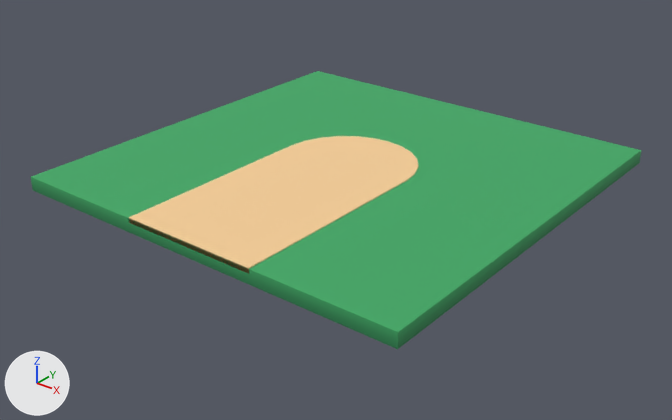
Renders of the glTF model modelos/parque/losetas/camino_fin.glb from each side of a commit.
Both versions are drawn from a camera (50 mm lens) standing at (7.31, -9.36, 5.23) and looking at (0.05, -0.28, -0.4). The lights are fixed; the arrows at lower left show +X, +Y and +Z. The picture after the commit comes second.

Objects in the first picture: 'camino_fin'.
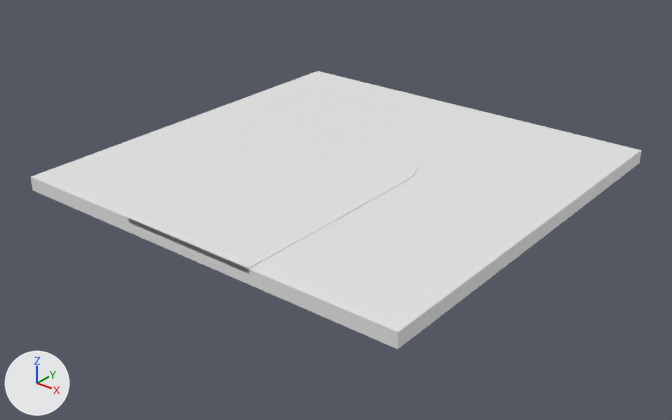
Edits to the bpy script that builds the scene:
```text
Change me_camino_fin:
    where me_camino_fin.from_pydata(...)  # 38 vertices, 68 faces; spans x -3.0..3.0, y -3.0..3.0, z 0.0..0.21
    remove me_camino_fin.materials.append(mat_parque)
```

Pixel boxes (x1, y1, x2, y2) of what changed, in the pictures (672 x 420 px):
'camino_fin', recoloured (green to white): (31, 71, 641, 349) in both
